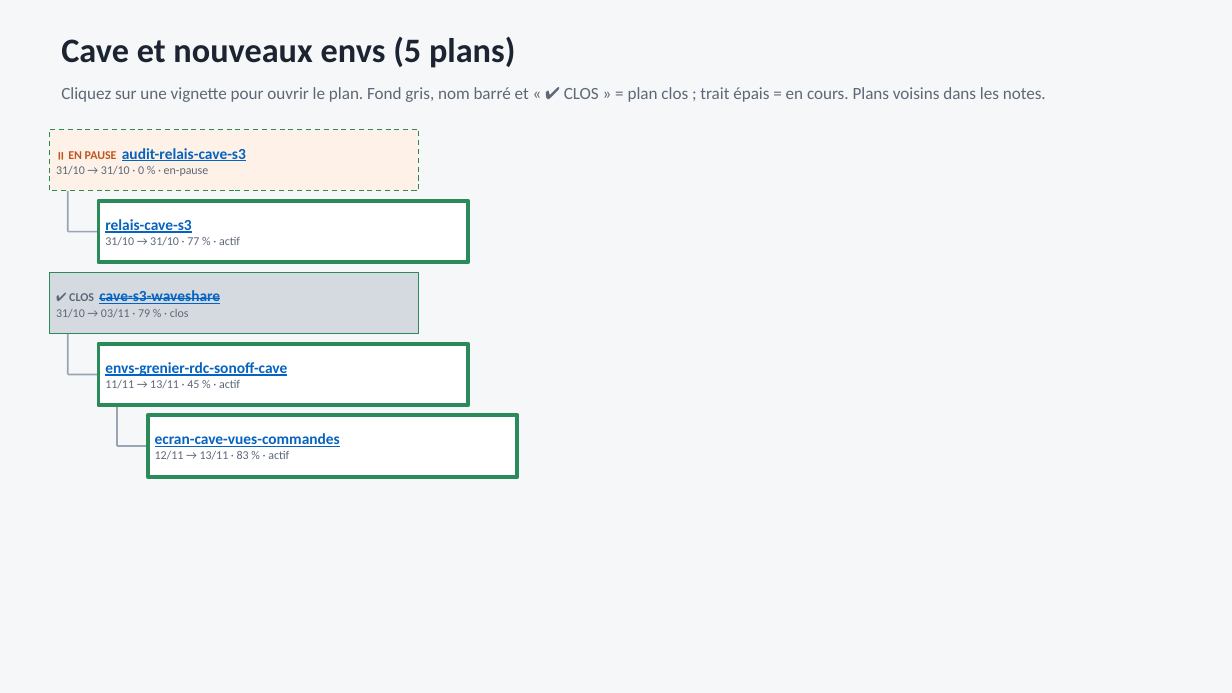
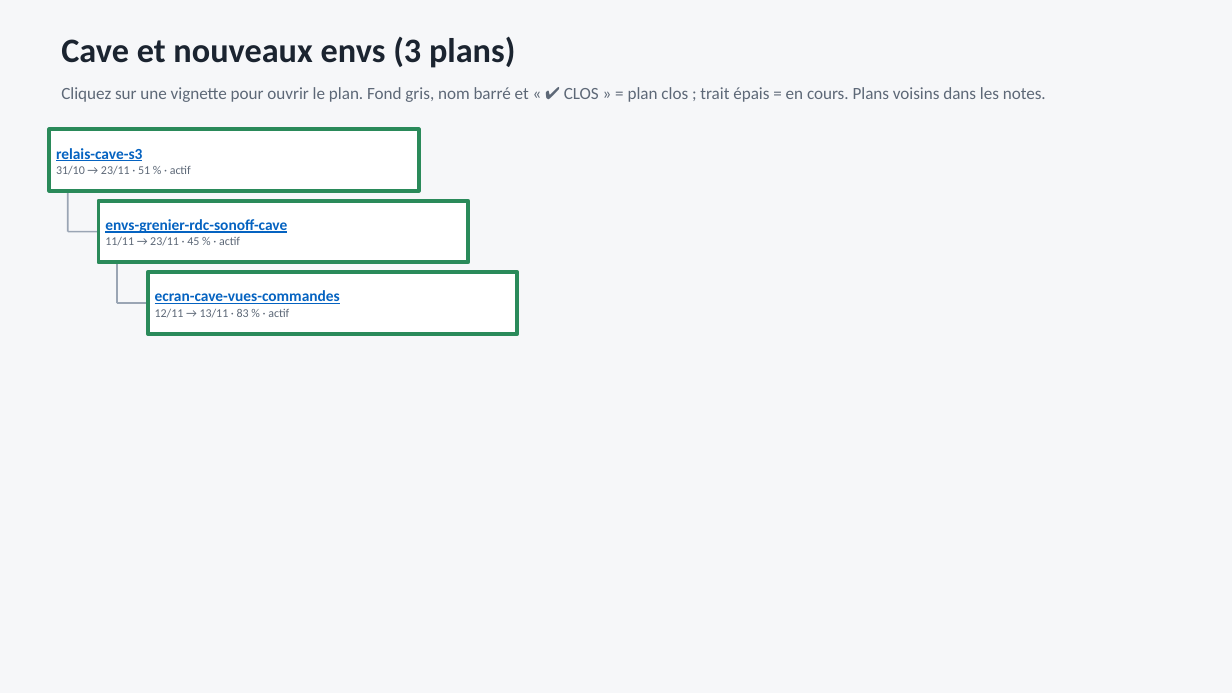
Before and after one commit to fdaubercy/Tasmota, a slide deck: slide 5 of outils_docs/organigramme_plans/organigramme-plans.pptx. Drawn at 1232x693 pixels with LibreOffice and Linux fonts; fonts in the diff are those of the drawing. Boxes give left, top, right and bottom in pixels: in the first picture for what was removed or moved away, otherwise in the second. Text is boxed around its words. In the diff, an @@ line names an element or a change of style, - is before the commit and + after.

```diff
--- a/outils_docs/organigramme_plans/organigramme-plans.pptx
+++ b/outils_docs/organigramme_plans/organigramme-plans.pptx
@@ text at box(61, 36, 515, 68): text changed @@
-Cave et nouveaux envs (5 plans)
+Cave et nouveaux envs (3 plans)
@@ rectangle "relais-cave-s3" at box(49, 129, 419, 191): fill #FDF1E8 to #FFFFFF; outline #2A8A5A 0.75 pt dashed to #2A8A5A 2.25 pt @@
@@ text in rectangle at box(56, 148, 191, 175): text changed; bold off @@
-⏸ EN PAUSE audit-relais-cave-s3
-31/10 → 31/10 · 0 % · en-pause
+relais-cave-s3
+31/10 → 23/11 · 51 % · actif
@@ rectangle "envs-grenier-rdc-sonoff-cave": place and size @@
-rectangle "envs-grenier-rdc-sonoff-cave" at box(99, 344, 468, 405)
+rectangle "envs-grenier-rdc-sonoff-cave" at box(99, 201, 468, 262)
@@ rectangle removed at box(99, 201, 468, 262) @@
-relais-cave-s3
-31/10 → 31/10 · 77 % · actif
@@ text in rectangle at box(105, 237, 240, 246): text changed @@
-11/11 → 13/11 · 45 % · actif
+11/11 → 23/11 · 45 % · actif
@@ line moved from (68, 334) - (68, 375) to (117, 262) - (117, 303) @@
@@ rectangle removed at box(49, 272, 419, 334) @@
-✔ CLOS cave-s3-waveshare
-31/10 → 03/11 · 79 % · clos
@@ rectangle "ecran-cave-vues-commandes": place and size @@
-rectangle "ecran-cave-vues-commandes" at box(148, 415, 517, 477)
+rectangle "ecran-cave-vues-commandes" at box(148, 272, 517, 334)
@@ line moved from (68, 375) - (99, 375) to (117, 303) - (148, 303) @@
@@ line removed from (117, 405) to (117, 446) @@
@@ line removed from (117, 446) to (148, 446) @@
```
Also in this commit, not shown: 5 other slides changed, 1 slide added, 11 other files.
